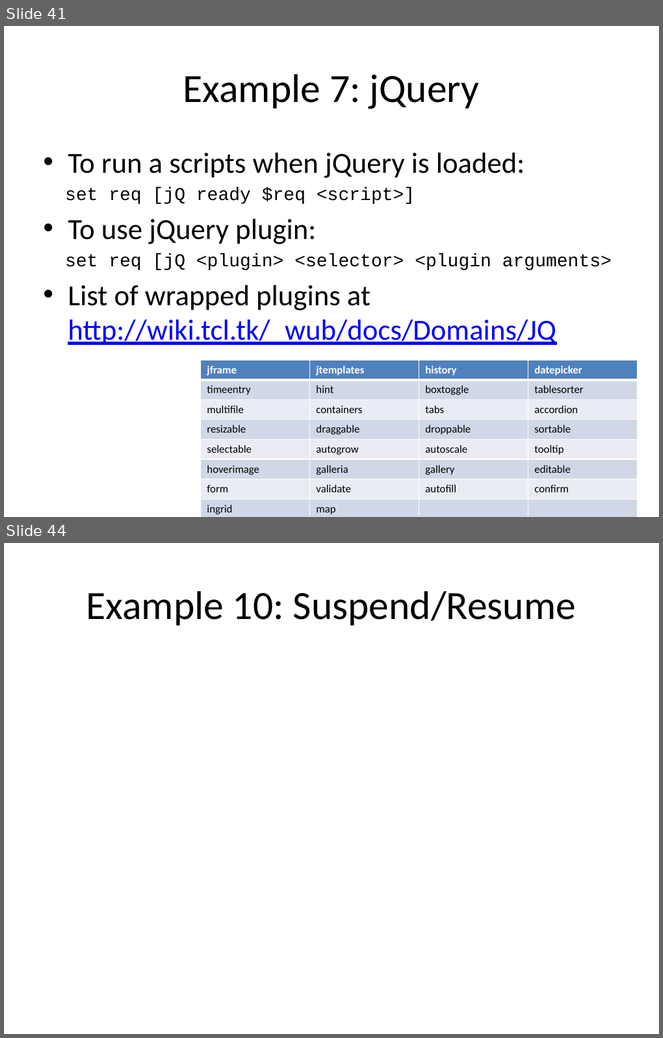
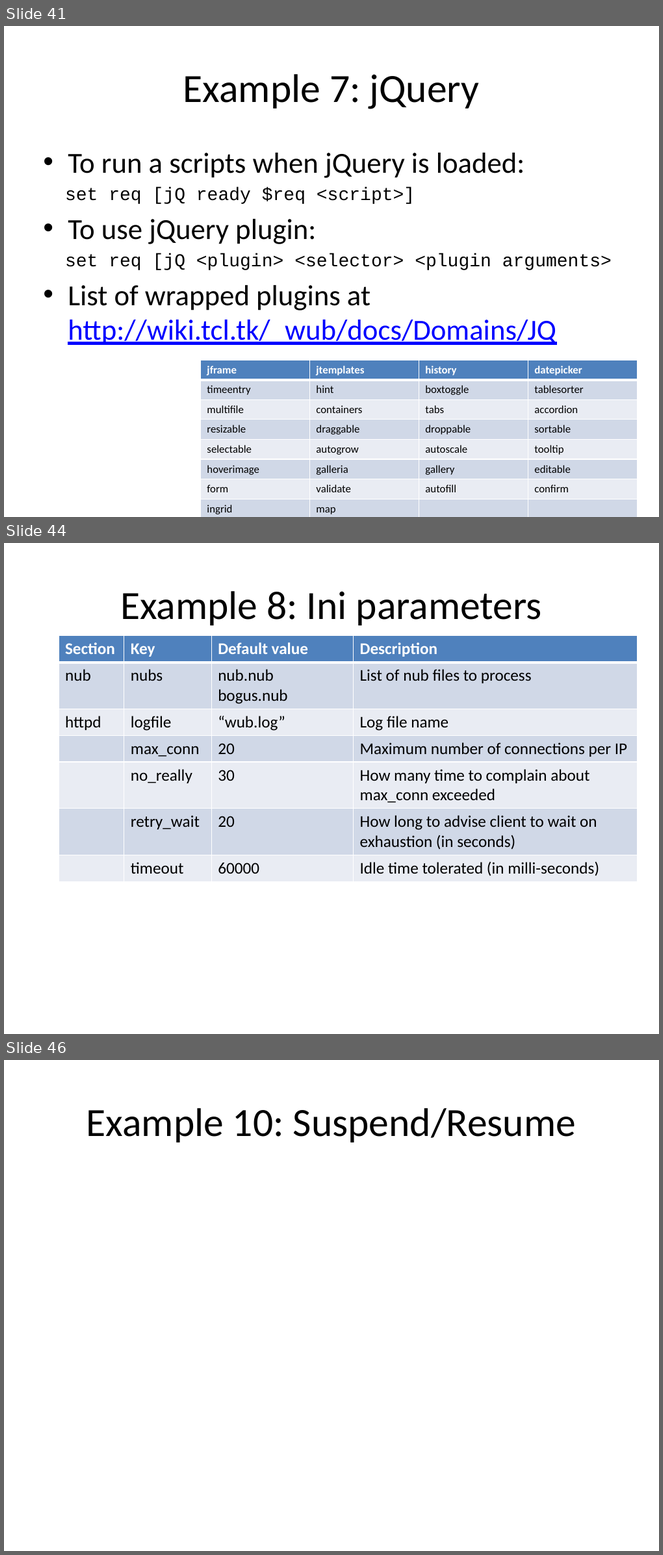
Before and after one commit to jdc8/wubwikit, a slide deck: wubexamples/Lets_Wub.pptx. Shown one above the other, each under a label of ours: slides 41 and 44 before the commit, slides 41, 44 and 46 after it; the slides between them are not shown. The pictures are 663x1038 and 663x1555 pixels, drawn with LibreOffice and Linux fonts; fonts in the diff are those of the drawing; background and template pictures are left out. Boxes give left, top, right and bottom in pixels: in the first picture for what was removed or moved away, otherwise in the second. Text is boxed around its words. In the diff, an @@ line names an element or a change of style, - is before the commit and + after.

```diff
--- a/wubexamples/Lets_Wub.pptx
+++ b/wubexamples/Lets_Wub.pptx
@@ slide 44 added at [4, 543, 659, 1034], background #FFFFFF @@
@@ title added at [120, 591, 542, 626], 44 pt, text #000000 @@
+Example 8: Ini parameters
@@ table added at [59, 636, 637, 880], 7 rows, 4 columns @@
+Section | Key | Default value | Description
+nub | nubs | nub.nub bogus.nub | List of nub files to process
+httpd | logfile | “wub.log” | Log file name
+ | max_conn | 20 | Maximum number of connections per IP
+ | no_really | 30 | How many time to complain about max_conn exceeded
+ | retry_wait | 20 | How long to advise client to wait on exhaustion (in seconds)
+ | timeout | 60000 | Idle time tolerated (in milli-seconds)
@@ what was slide 44 is now slide 46 @@
```
Also in this commit, not shown: 15 slides changed, 5 other slides added, 1 slide removed.
